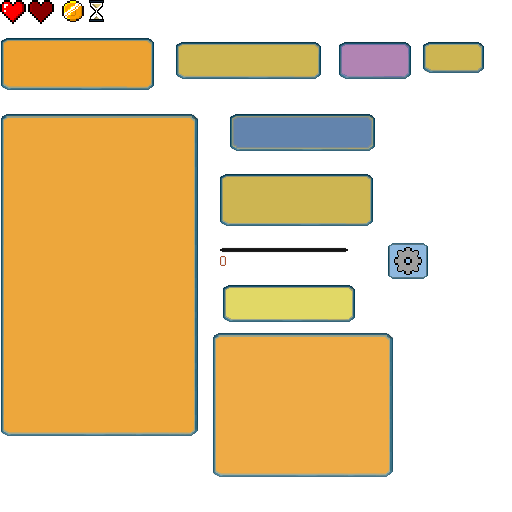
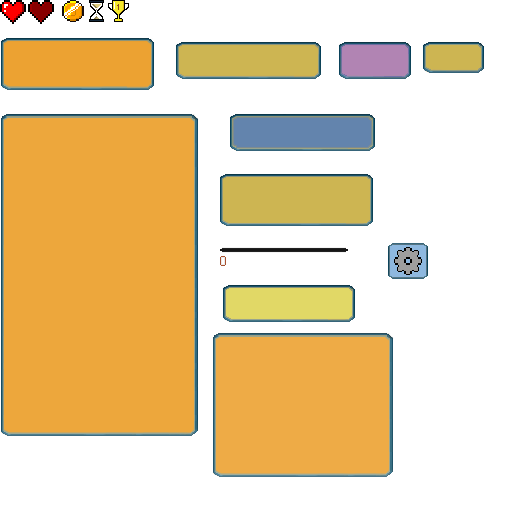
The second 512px x 512px image is a revision of the first. Changes to its layers:
renamed "Capa 2" to "Capa 0", painted on it over [108,0,129,22]
removed layer "Capa 3" over [108,0,129,22]
